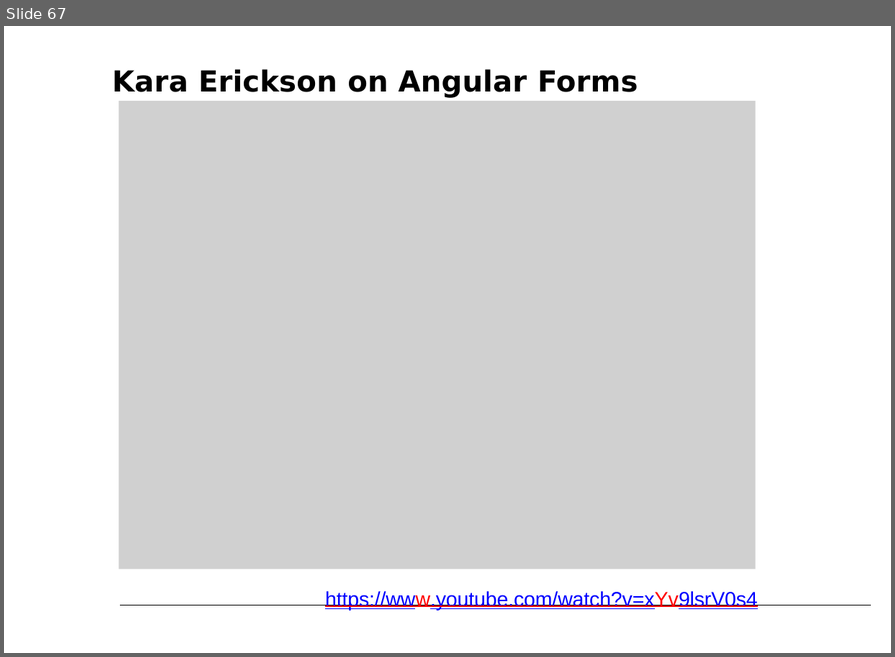
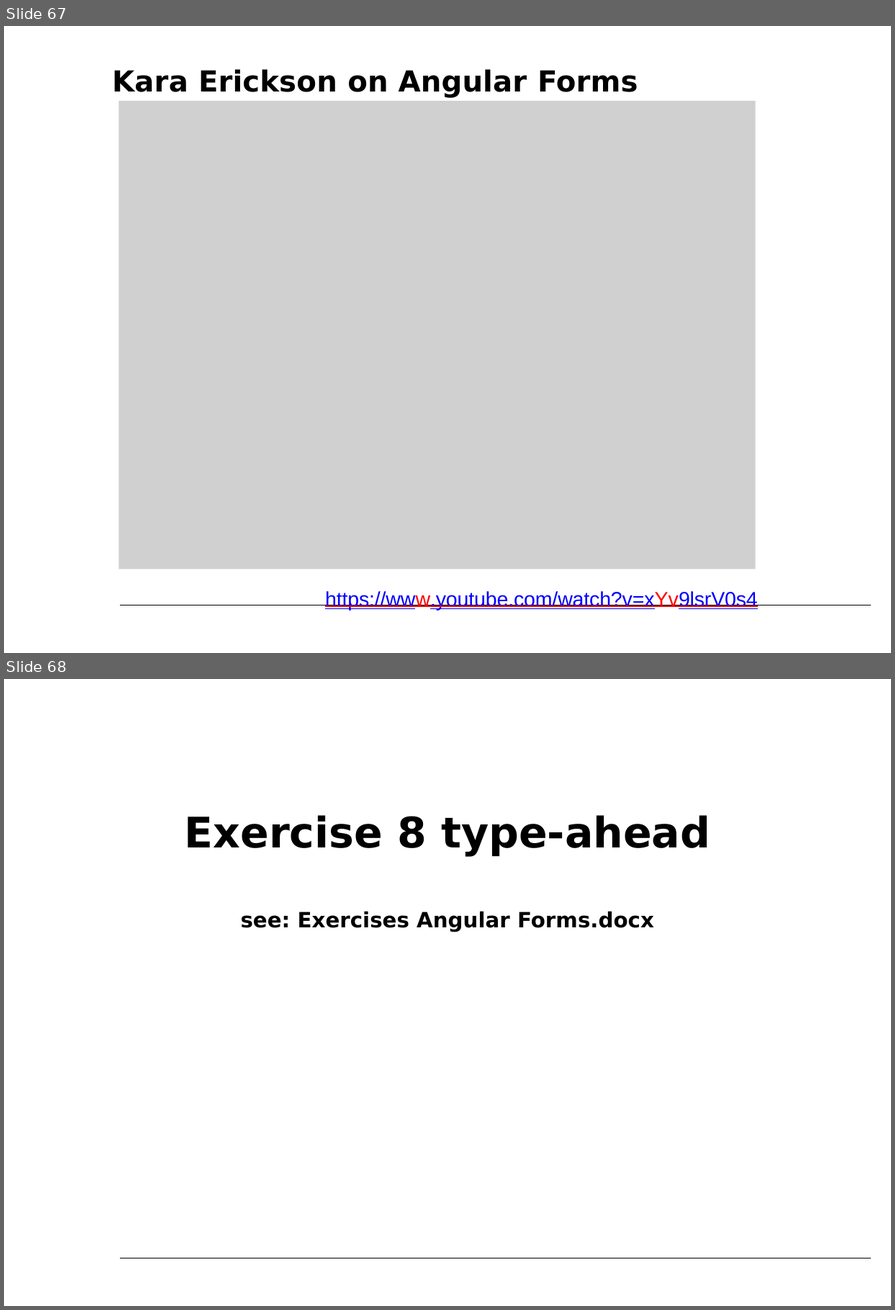
Before and after one commit to petereijgermans11/accelerator-programma, a slide deck: forms/Angular Forms.pptx. Shown one above the other, each under a label of ours: slide 67 before the commit, slides 67 and 68 after it. The pictures are 895x657 and 895x1310 pixels, drawn with LibreOffice and Linux fonts; fonts in the diff are those of the drawing; grey boxes stand for pictures. Boxes give left, top, right and bottom in pixels: in the first picture for what was removed or moved away, otherwise in the second. Text is boxed around its words. In the diff, an @@ line names an element or a change of style, - is before the commit and + after.

Commit message:
forms changed text

```diff
--- a/forms/Angular Forms.pptx
+++ b/forms/Angular Forms.pptx
@@ slide 68 added at [4, 679, 891, 1306], background #FFFFFF; not listed: 1 template element that a slide beside it also shows @@
@@ text added at [185, 815, 710, 932], 20 pt, text #000000, bold @@
+Exercise 8 type-ahead
+see: Exercises Angular Forms.docx
```
Also in this commit, not shown: 2 slides changed, 9 other files.
